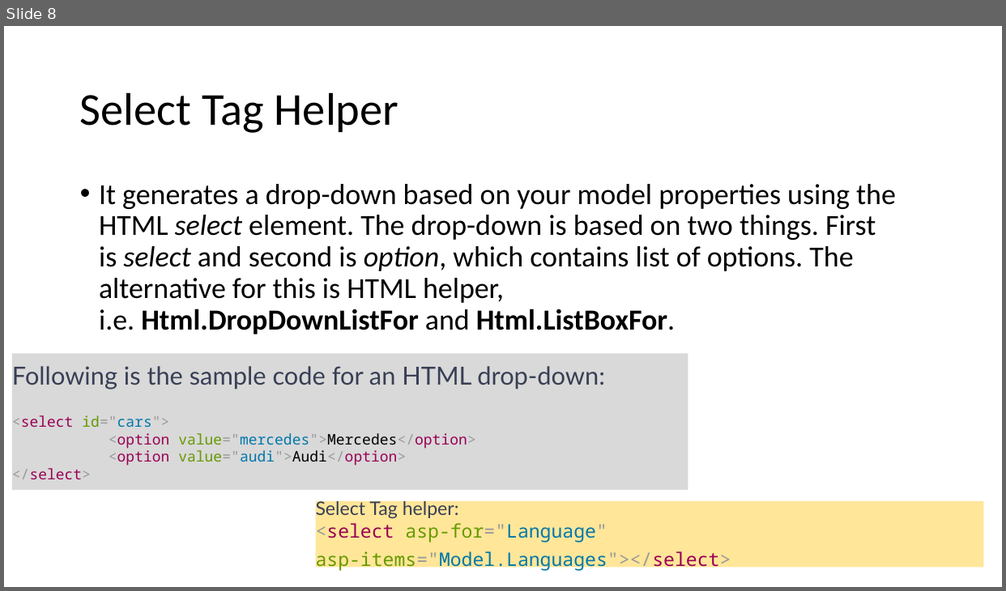
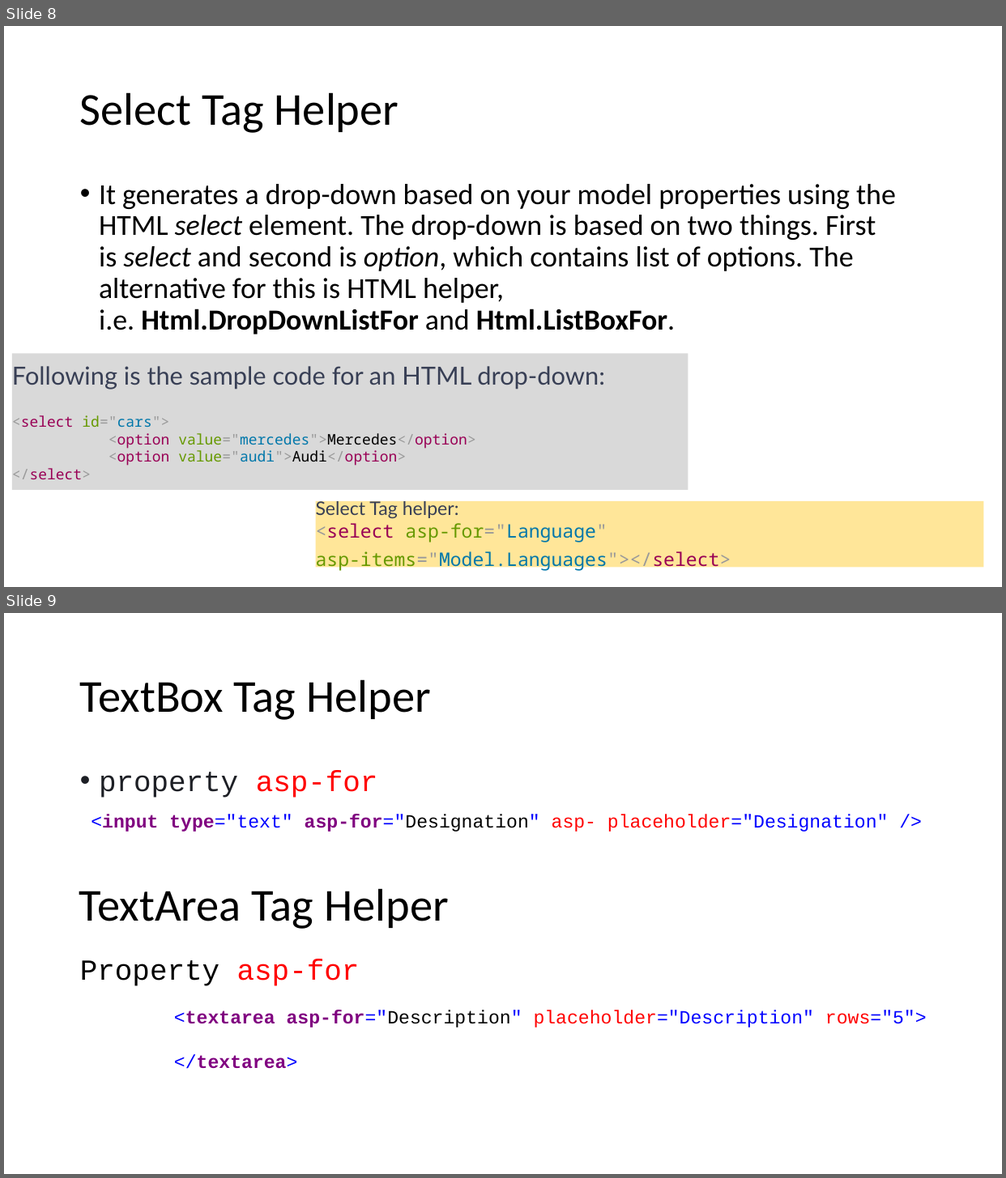
Before and after one commit to pravin9696/TagHelperTry, a slide deck: TagHelperTry/NewFolder/Tag Helpers in CORE.pptx. Shown one above the other, each under a label of ours: slide 8 before the commit, slides 8 and 9 after it. The pictures are 1006x591 and 1006x1178 pixels, drawn with LibreOffice and Linux fonts; fonts in the diff are those of the drawing. Boxes give left, top, right and bottom in pixels: in the first picture for what was removed or moved away, otherwise in the second. Text is boxed around its words. In the diff, an @@ line names an element or a change of style, - is before the commit and + after.

Commit message:
Remaining Tag helpers with Example

```diff
--- a/TagHelperTry/NewFolder/Tag Helpers in CORE.pptx
+++ b/TagHelperTry/NewFolder/Tag Helpers in CORE.pptx
@@ slide 9 added at [4,613,1002,1174], background #FFFFFF @@
@@ title added at [80,679,431,720], 44 pt, text #000000 @@
+TextBox Tag Helper
@@ text added at [80,770,378,986], 28 pt, text #FF0000 @@
+• property asp-for
+Property asp-for
@@ text added at [91,814,889,832], 18 pt, text #0000FF @@
+<input type="text" asp-for="Designation" asp- placeholder="Designation" />
@@ text added at [79,888,449,929], 44 pt, text #000000 @@
+TextArea Tag Helper
@@ text added at [174,1010,927,1069], 18 pt, text #0000FF @@
+<textarea asp-for="Description" placeholder="Description" rows="5">
+</textarea>
```
Also in this commit, not shown: 1 other slide added, 1 slide removed, 11 other files.
